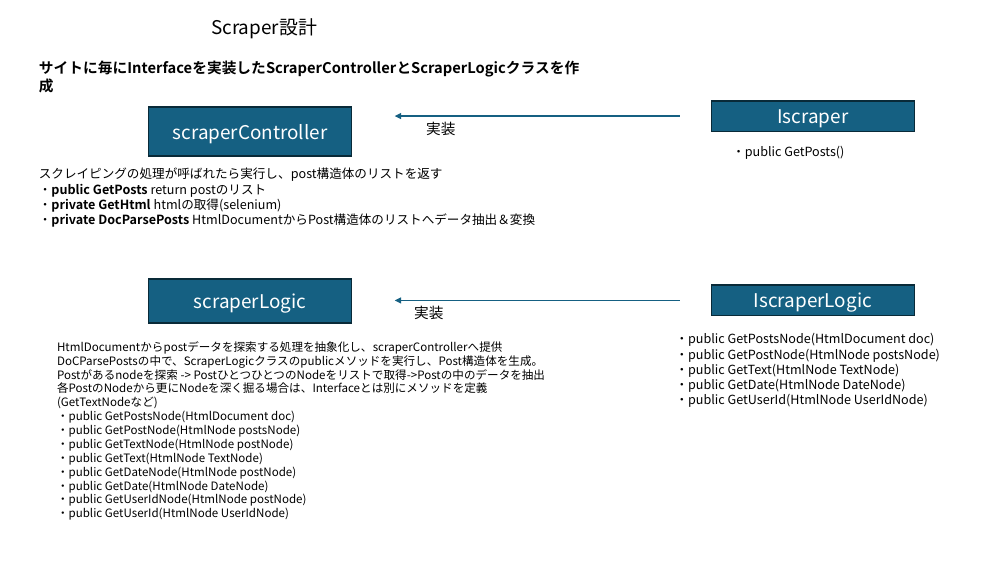
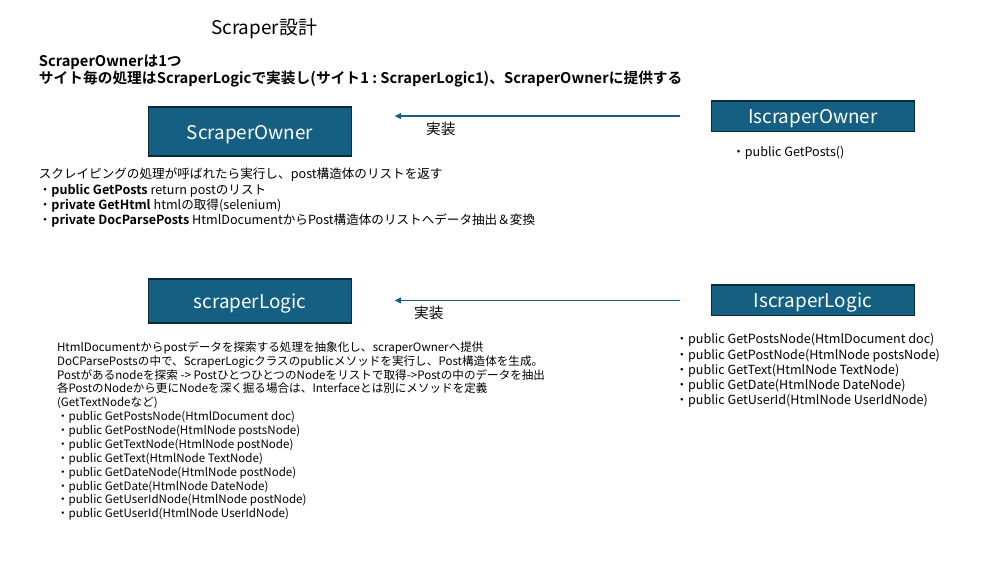
Before and after one commit to miyas02/matome_phase1, a slide deck: slide 5 of まとめサイト管理ソフトウェア要件定義.pptx (slide 2 before the commit). Drawn at 1008x567 pixels with LibreOffice and Linux fonts; fonts in the diff are those of the drawing. Boxes give left, top, right and bottom in pixels: in the first picture for what was removed or moved away, otherwise in the second. Text is boxed around its words. In the diff, an @@ line names an element or a change of style, - is before the commit and + after.

Commit message:
AbstractScraperConfig,ZawazawaScraperConfig作成

```diff
--- a/まとめサイト管理ソフトウェア要件定義.pptx
+++ b/まとめサイト管理ソフトウェア要件定義.pptx
@@ text at box(39, 54, 682, 87): text changed @@
-サイトに毎にInterfaceを実装したScraperControllerとScraperLogicクラスを作成
+ScraperOwnerは1つ
+サイト毎の処理はScraperLogicで実装し(サイト1 : ScraperLogic1)、ScraperOwnerに提供する
@@ text in rectangle at box(748, 109, 877, 128): text changed @@
-Iscraper
+IscraperOwner
@@ text in rectangle at box(187, 125, 313, 144): text changed @@
-scraperController
+ScraperOwner
@@ text at box(57, 341, 483, 354): text changed @@
-HtmlDocumentからpostデータを探索する処理を抽象化し、scraperControllerへ提供
+HtmlDocumentからpostデータを探索する処理を抽象化し、scraperOwnerへ提供
```
Also in this commit, not shown: 3 slides added, 6 other files.
